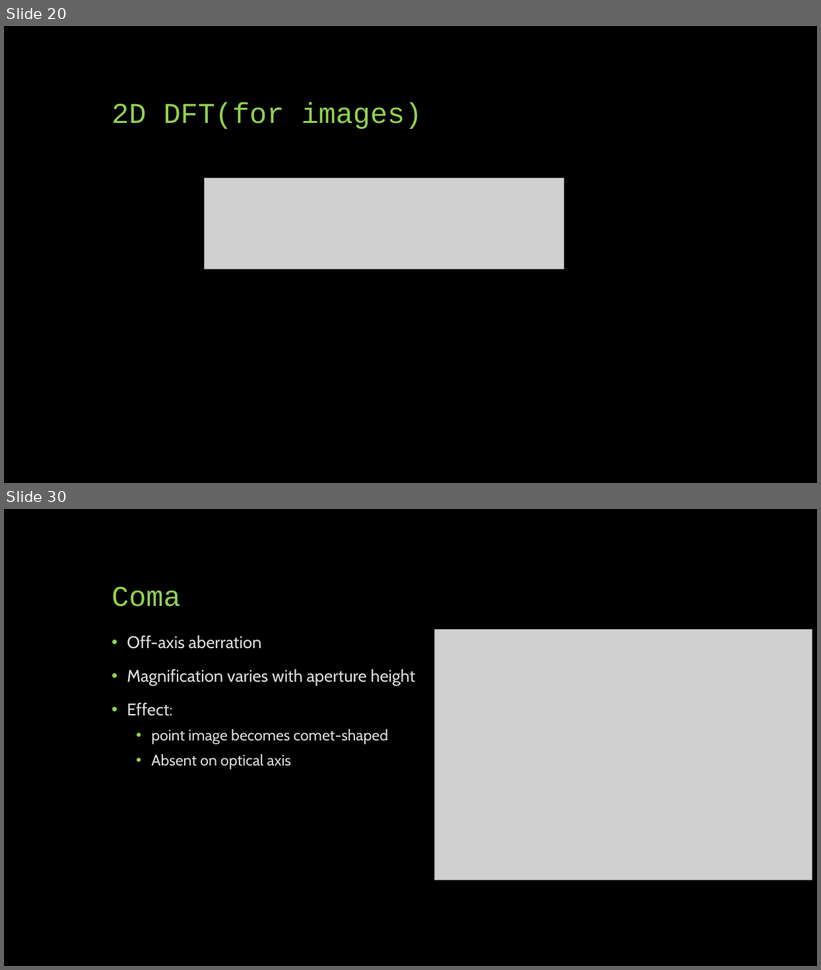
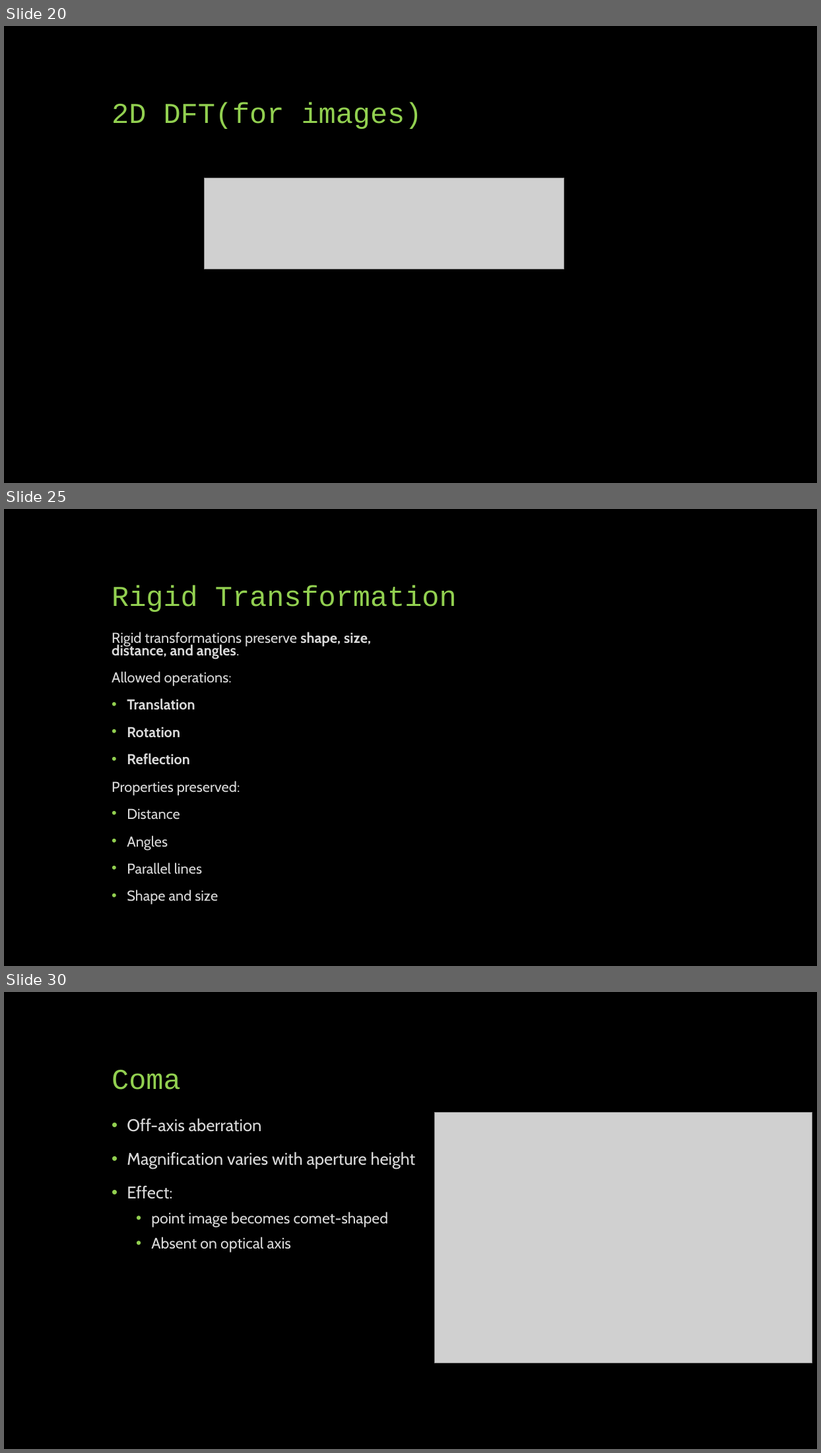
Before and after one commit to SreejithRajan-Lab/Computer-Vision, a slide deck: Presentations/Computer Vision – Module 2.pptx. Shown one above the other, each under a label of ours: slides 20 and 30 before the commit, slides 20, 25 and 30 after it; the slides between them are not shown. The pictures are 821x970 and 821x1453 pixels, drawn with LibreOffice and Linux fonts; fonts in the diff are those of the drawing; grey boxes stand for pictures. Boxes give left, top, right and bottom in pixels: in the first picture for what was removed or moved away, otherwise in the second. Text is boxed around its words. In the diff, an @@ line names an element or a change of style, - is before the commit and + after.

```diff
--- a/Presentations/Computer Vision – Module 2.pptx
+++ b/Presentations/Computer Vision – Module 2.pptx
@@ slide 25 added at (4,509,817,966), background #000000 @@
@@ title added at (112,585,457,612), 34 pt, text #92D050 @@
+Rigid Transformation
@@ text added at (112,632,371,905), 17 pt, text #D9D9D9 @@
+Rigid transformations preserve shape, size, distance, and angles.
+Allowed operations:
+• Translation
+• Rotation
+• Reflection
+Properties preserved:
+• Distance
+• Angles
+• Parallel lines
+• Shape and size
```
Also in this commit, not shown: 8 other slides added, 9 slides removed, 1 other file.
